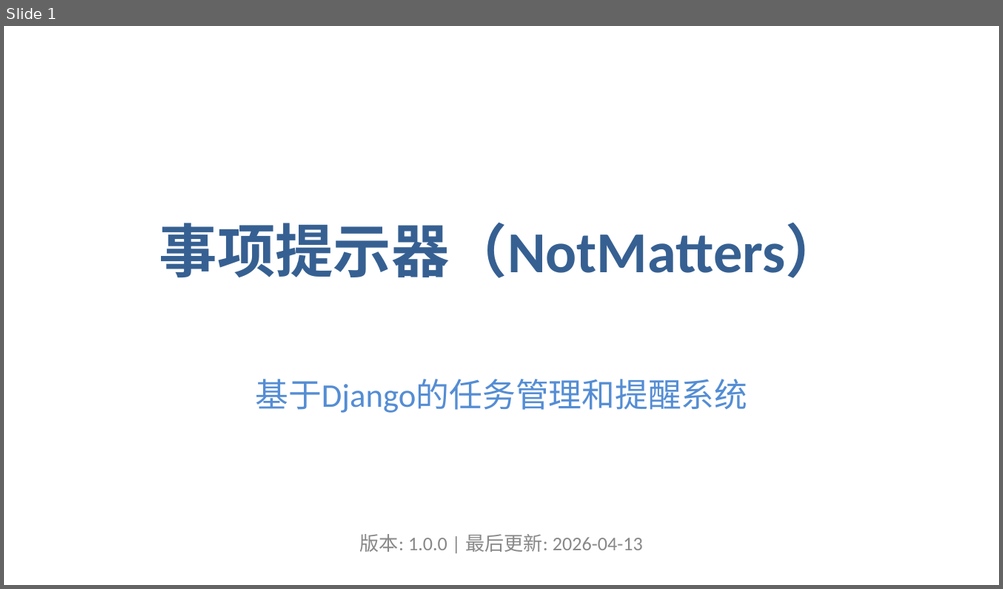
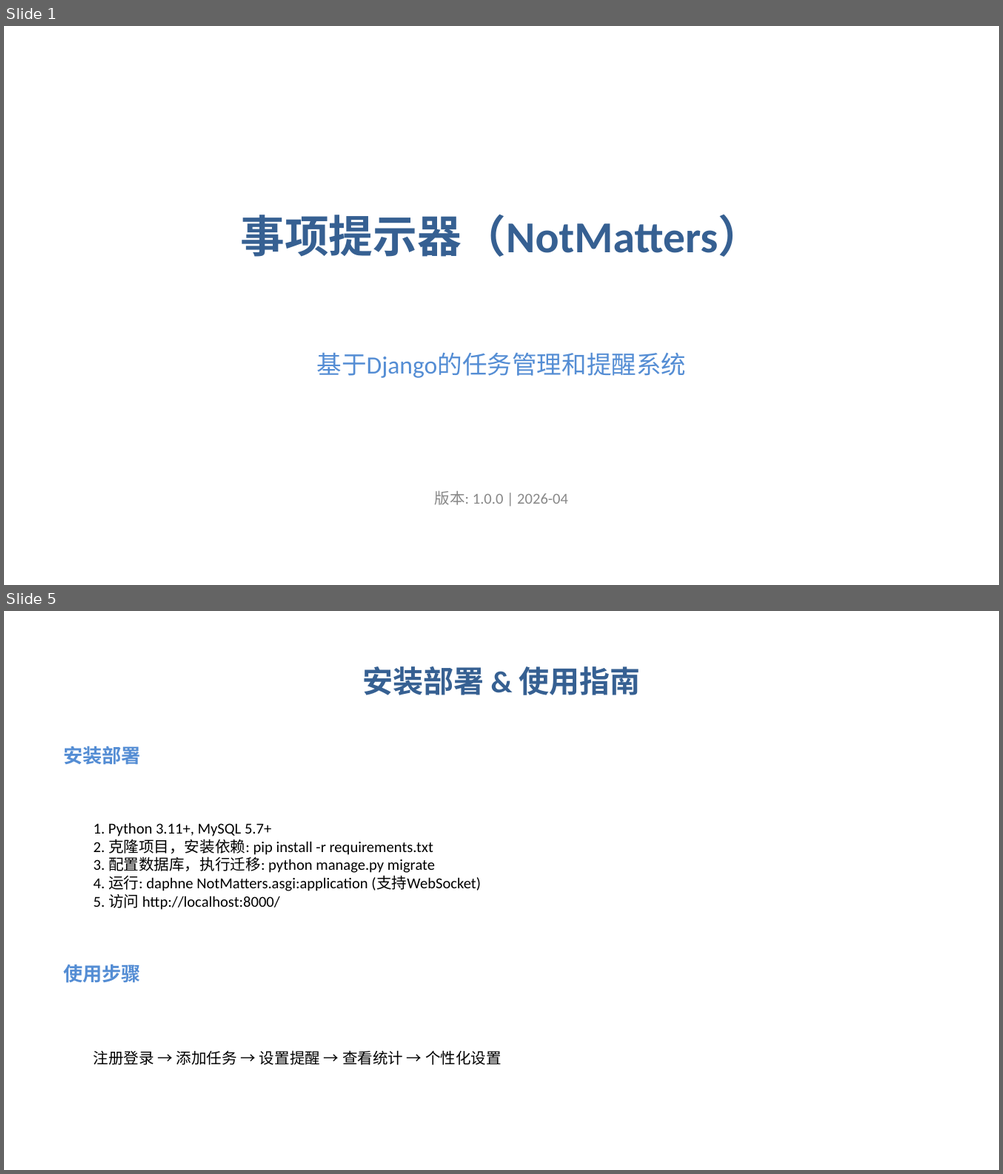
Before and after one commit to nidhaggur/NotMatters, a slide deck: NotMatters_Presentation.pptx. Shown one above the other, each under a label of ours: slide 1 before the commit, slides 1 and 5 after it; the slides between them are not shown. The pictures are 1003x589 and 1003x1174 pixels, drawn with LibreOffice and Linux fonts; fonts in the diff are those of the drawing. Boxes give left, top, right and bottom in pixels: in the first picture for what was removed or moved away, otherwise in the second. Text is boxed around its words. In the diff, an @@ line names an element or a change of style, - is before the commit and + after.

Commit message:
feat: 生成项目演示PPT

```diff
--- a/NotMatters_Presentation.pptx
+++ b/NotMatters_Presentation.pptx
@@ slide 5 added at (4, 611, 999, 1170), background #FFFFFF @@
@@ text added at (362, 667, 640, 695), 22 pt, text #366092, bold @@
+安装部署 & 使用指南
@@ text added at (63, 746, 141, 765), 14 pt, text #548DD4, bold @@
+安装部署
@@ text added at (94, 823, 481, 910), 11 pt, text #000000 @@
+1. Python 3.11+, MySQL 5.7+
+2. 克隆项目，安装依赖: pip install -r requirements.txt
+3. 配置数据库，执行迁移: python manage.py migrate
+4. 运行: daphne NotMatters.asgi:application (支持WebSocket)
+5. 访问 http://localhost:8000/
@@ text added at (63, 965, 141, 983), 14 pt, text #548DD4, bold @@
+使用步骤
@@ text added at (94, 1051, 501, 1065), 11 pt, text #000000 @@
+注册登录 → 添加任务 → 设置提醒 → 查看统计 → 个性化设置
@@ slide 1 changed as well @@
@@ text "事项提示器（NotMatters）" at (240, 215, 762, 257): size 42 to 32 pt @@
@@ text "基于Django的任务管理和提醒系统": place and size @@
-text "基于Django的任务管理和提醒系统" at (255, 379, 747, 413)
+text "基于Django的任务管理和提醒系统" at (316, 352, 686, 378)
@@ text "基于Django的任务管理和提醒系统" at (316, 352, 686, 378): size 24 to 18 pt @@
@@ text at (435, 491, 568, 506): text changed; size 14 to 11 pt @@
-版本: 1.0.0 | 最后更新: 2026-04-13
+版本: 1.0.0 | 2026-04
```
Also in this commit, not shown: 1 other slide changed, 4 other slides added, 16 slides removed, 1 other file.
